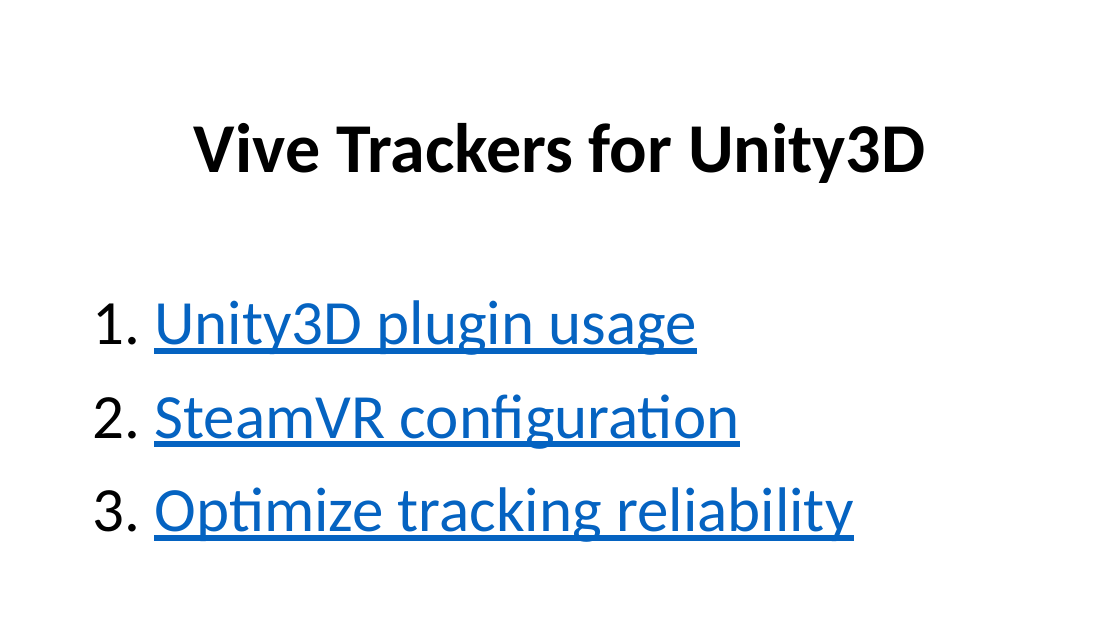
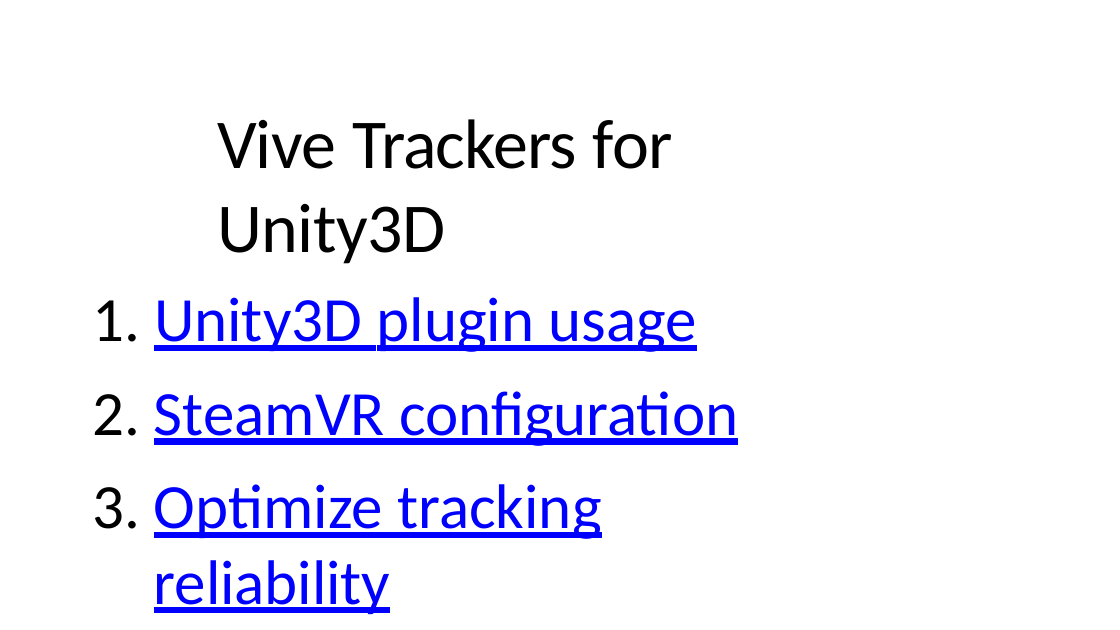
Before and after one commit to ebadier/ViveTrackers, a slide deck: slide 1 of Doc/ViveTrackersDocumentation.pptx. Drawn at 1120x630 pixels with LibreOffice and Linux fonts; fonts in the diff are those of the drawing. Boxes give left, top, right and bottom in pixels: in the first picture for what was removed or moved away, otherwise in the second. Text is boxed around its words. In the diff, an @@ line names an element or a change of style, - is before the commit and + after.

```diff
--- a/Doc/ViveTrackersDocumentation.pptx
+++ b/Doc/ViveTrackersDocumentation.pptx
@@ title "Vive Trackers for Unity3D": place and size @@
-title "Vive Trackers for Unity3D" at [194, 123, 925, 183]
+title "Vive Trackers for Unity3D" at [217, 119, 673, 264]
@@ title "Vive Trackers for Unity3D" at [217, 119, 673, 264]: letter spacing 0 to -0.7 pt in "Vive"; letter spacing 0 to -0.8 pt in "Trackers"; letter spacing 0 to -0.5 pt in "for"; letter spacing 0 to -0.4 pt in "Unity3D"; bold off; alignment centre to left; indent changed; line spacing 0.9 to 1; more space between paragraphs; vertical alignment middle to top @@
@@ text "Unity3D plugin usage" at [154, 297, 738, 614]: vertical alignment middle to top @@
@@ text at [154, 297, 738, 614]: text changed; text colour #0563C1 to #0000FF @@
-1. Unity3D plugin usage
-2. SteamVR configuration
-3. Optimize tracking reliability
+1. Unity3D plugin usage
+2. SteamVR configuration
+3. Optimize tracking reliability
```
Also in this commit, not shown: 11 other slides changed, 1 other file.
